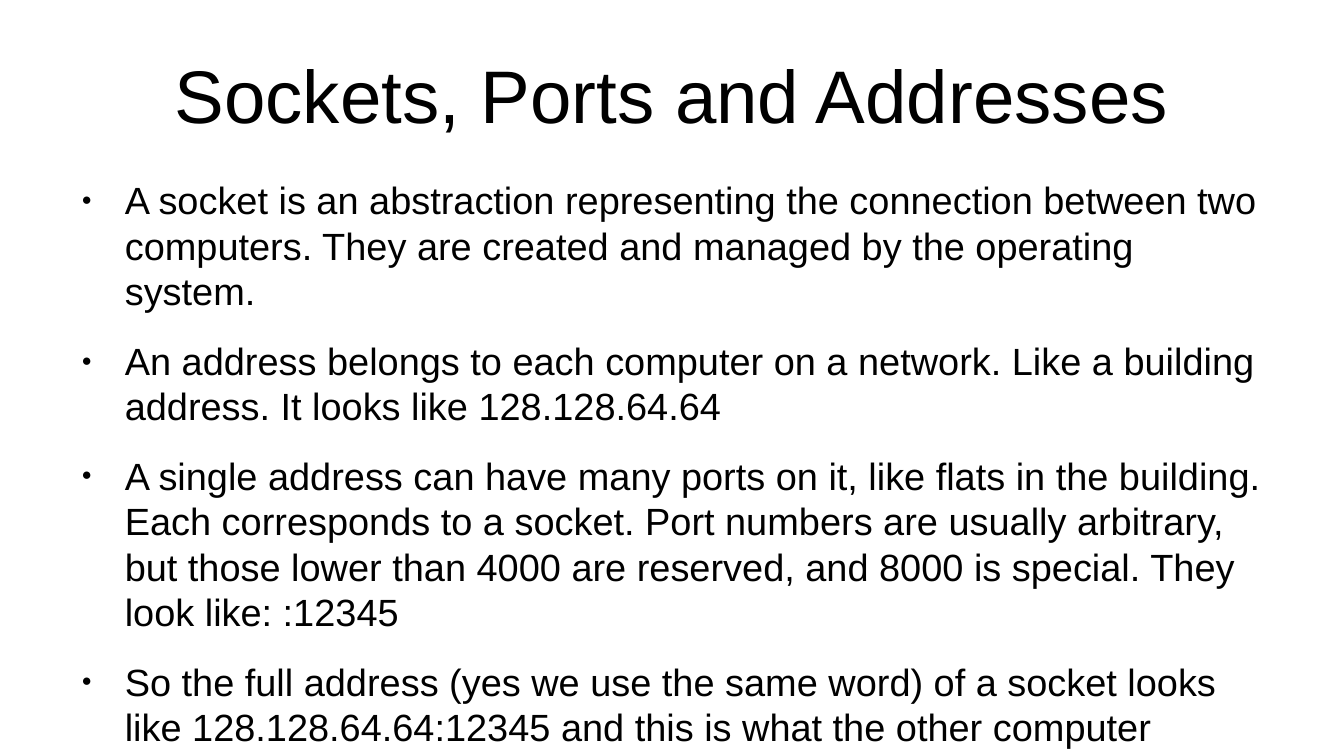
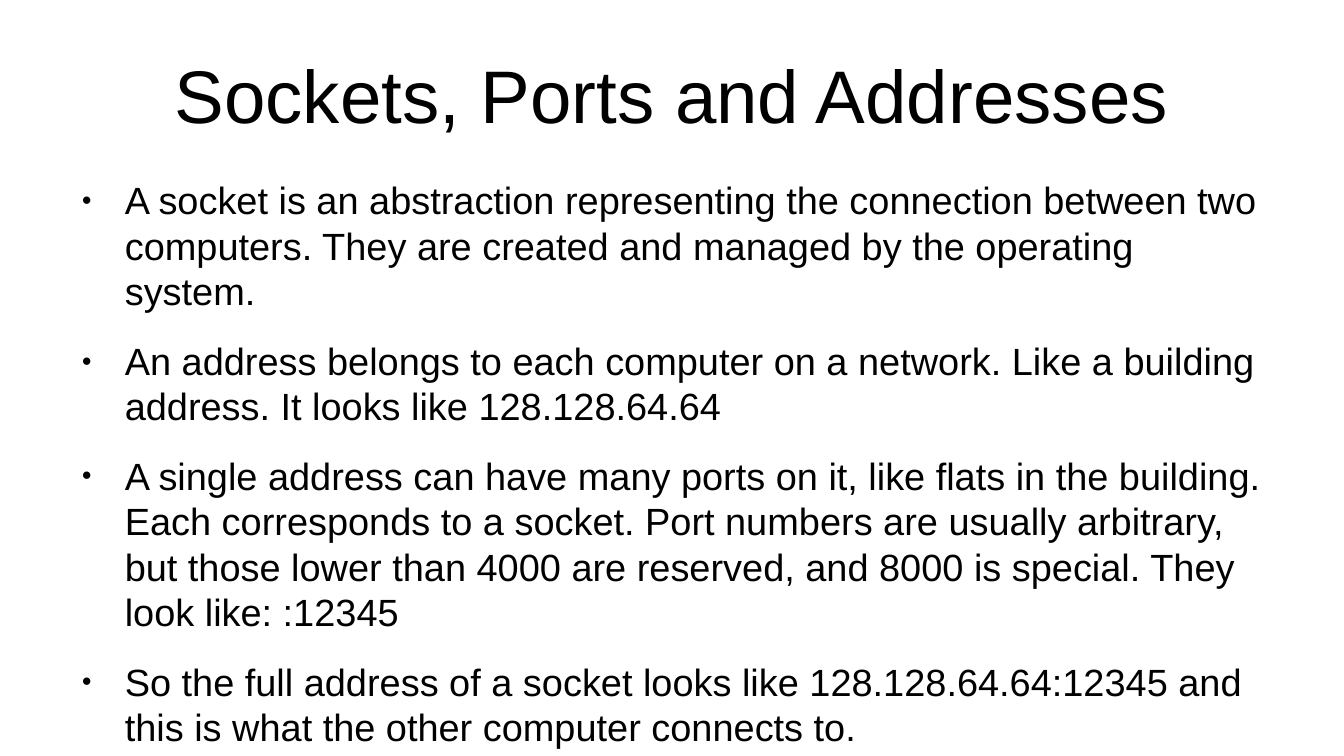
Before and after one commit to seventeenmagpie/skope-mrshim, a slide deck: slide 38 of shimmer/docs/user_guide_with_images.odp. Drawn at 1344x756 pixels with LibreOffice and Linux fonts; fonts in the diff are those of the drawing. Boxes give left, top, right and bottom in pixels: in the first picture for what was removed or moved away, otherwise in the second. Text is boxed around its words. In the diff, an @@ line names an element or a change of style, - is before the commit and + after.

```diff
--- a/shimmer/docs/user_guide_with_images.odp
+++ b/shimmer/docs/user_guide_with_images.odp
@@ text at (125,668,1241,748): text changed @@
-● So the full address (yes we use the same word) of a socket looks like 128.128.64.64:12345 and this is what the other computer connects to.
+● So the full address of a socket looks like 128.128.64.64:12345 and this is what the other computer connects to.
```
Also in this commit, not shown: 1 other slide changed, 2 other files.
